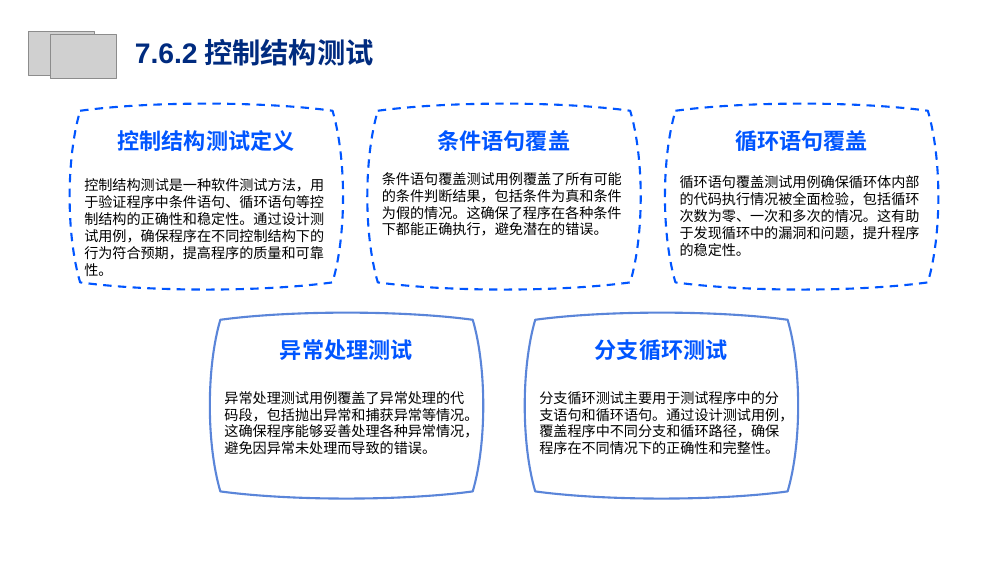
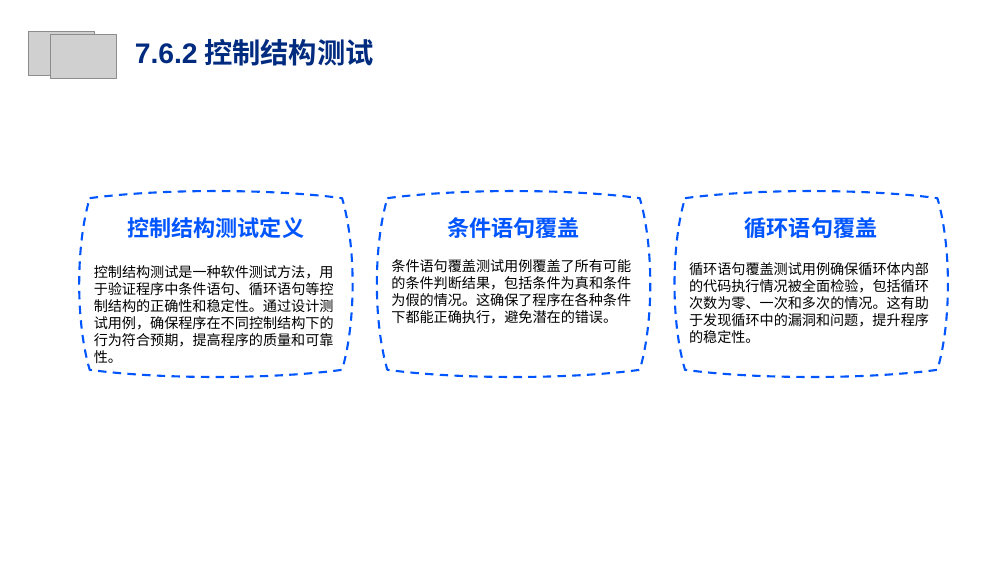
Before and after one commit to Cy2s1ne/Intelligent-PE-test, a slide deck: slide 32 of 软件测试.pptx (slide 29 before the commit). Drawn at 1008x567 pixels with LibreOffice and Linux fonts; fonts in the diff are those of the drawing; grey boxes stand for pictures; background and template pictures are left out. Boxes give left, top, right and bottom in pixels: in the first picture for what was removed or moved away, otherwise in the second. Text is boxed around its words. In the diff, an @@ line names an element or a change of style, - is before the commit and + after.

```diff
--- a/软件测试.pptx
+++ b/软件测试.pptx
@@ 3 texts, 3 freeform shapes: place and size @@
-3 texts, 3 freeform shapes at [67, 101, 941, 291]
+3 texts, 3 freeform shapes at [76, 188, 952, 379]
@@ 3 texts: place and size @@
-3 texts at [84, 172, 920, 276]
+3 texts at [94, 259, 929, 363]
@@ freeform shape removed at [207, 310, 487, 501] @@
@@ freeform shape removed at [521, 310, 801, 501] @@
@@ text removed at [280, 339, 413, 360] @@
-异常处理测试
@@ text removed at [595, 339, 728, 360] @@
-分支循环测试
@@ text removed at [224, 391, 478, 454] @@
-异常处理测试用例覆盖了异常处理的代码段，包括抛出异常和捕获异常等情况。这确保程序能够妥善处理各种异常情况，避免因异常未处理而导致的错误。
@@ text removed at [539, 391, 793, 454] @@
-分支循环测试主要用于测试程序中的分支语句和循环语句。通过设计测试用例，覆盖程序中不同分支和循环路径，确保程序在不同情况下的正确性和完整性。
```
Also in this commit, not shown: 11 other slides changed, 8 slides added, 2 slides removed.
